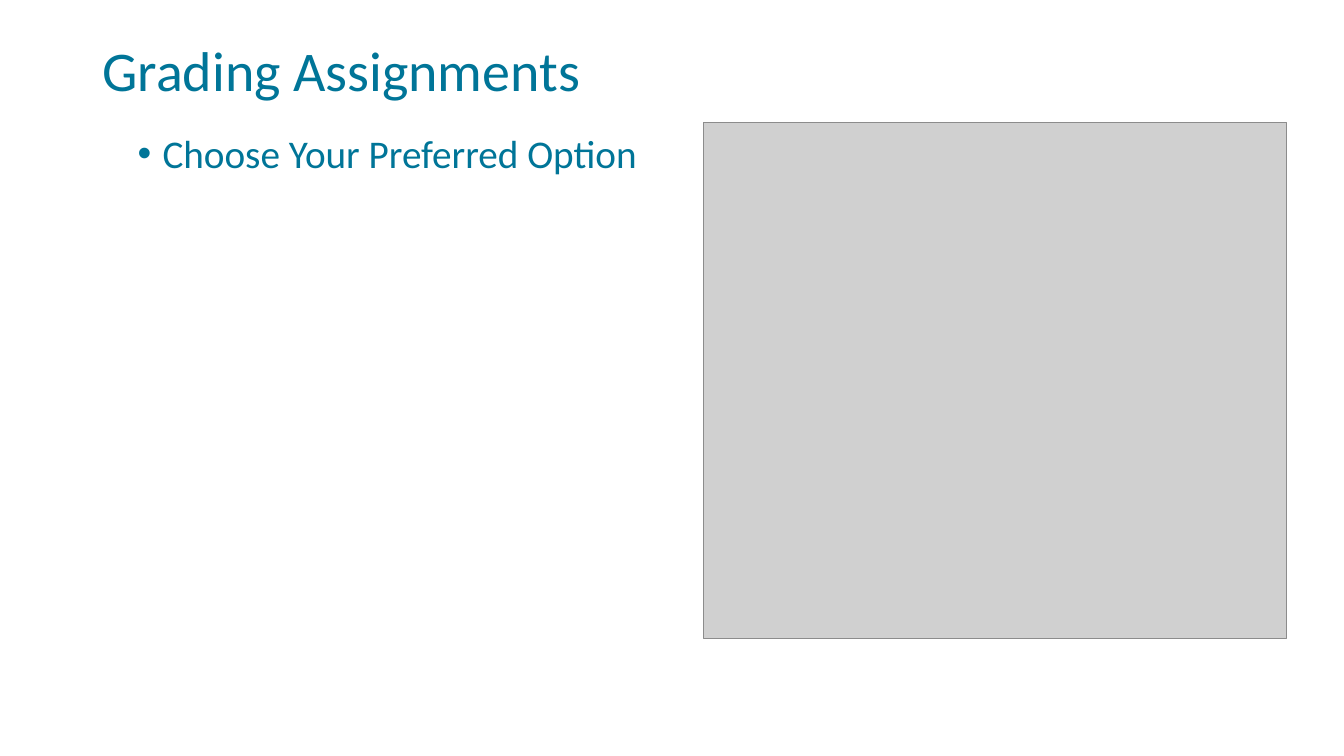
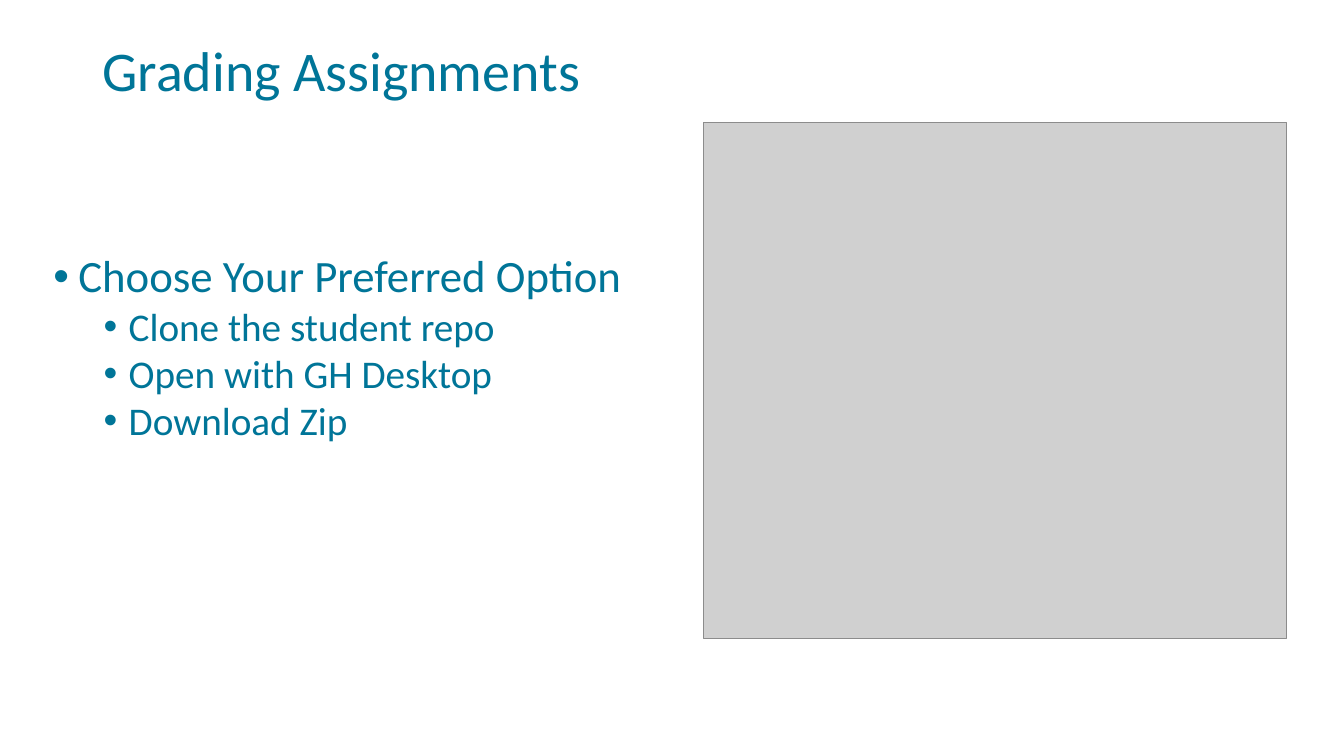
Before and after one commit to FSCJ-FacultyDev/HITEC2023, a slide deck: slide 18 of GitHubClassroom-Instructor.pptx. Drawn at 1344x756 pixels with LibreOffice and Linux fonts; fonts in the diff are those of the drawing; grey boxes stand for pictures; background and template pictures are left out. Boxes give left, top, right and bottom in pixels: in the first picture for what was removed or moved away, otherwise in the second. Text is boxed around its words. In the diff, an @@ line names an element or a change of style, - is before the commit and + after.

```diff
--- a/GitHubClassroom-Instructor.pptx
+++ b/GitHubClassroom-Instructor.pptx
@@ text "Choose Your Preferred Option": place and size @@
-text "Choose Your Preferred Option" at box(163, 140, 636, 175)
+text "Choose Your Preferred Option" at box(78, 261, 621, 442)
@@ text at box(78, 261, 621, 300): size 28 to 32 pt in "Choose Your Preferred Option" @@
@@ text at box(129, 313, 495, 442): paragraphs added @@
+  • Clone the student repo
+  • Open with GH Desktop
+  • Download Zip
```
Also in this commit, not shown: 1 other slide changed, 16 slides added.
